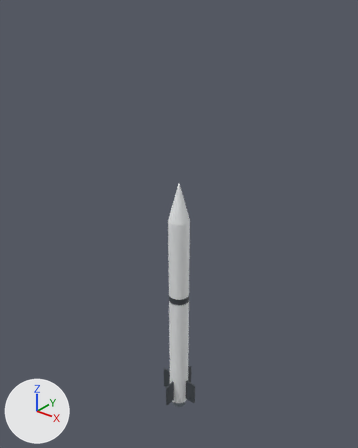
The glTF model backend/assets/models/vehicle.glb: old version first, new version second.
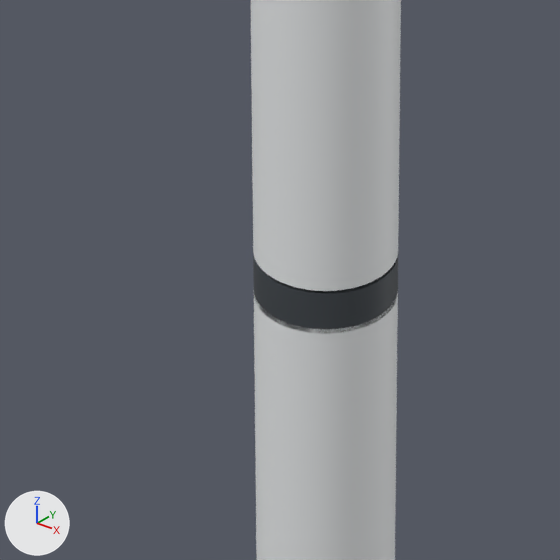
The first picture shows the older version from a camera (50 mm lens) standing at (7.19, -8.99, 11.94) and looking at (-0.29, 0.36, 6.15). The close-ups show the older and then the newer version on the part from 37% to 59% of the width and 58% to 75% of the height of that picture. Only the edits that show in the close-ups are written down. Arrows for +X, +Y and +Z are at lower left; the lights stay in place. Where no turn or scale is listed for an object, it has been applied to the vertices.

Names of what the first close-up shows: 'booster', 'interstage', 'sustainer'.
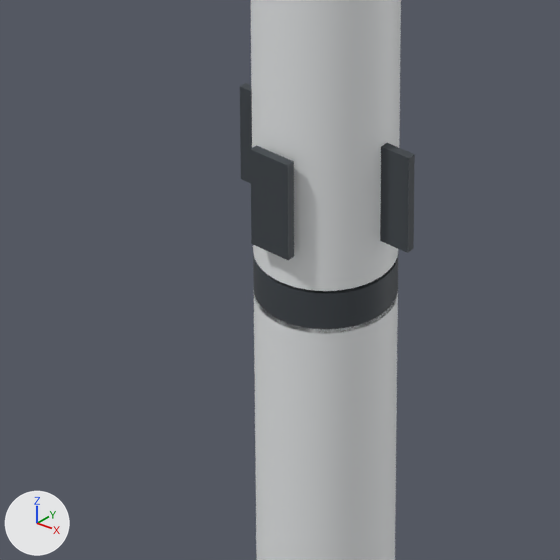
Pixel boxes [x1, y1, x2, y2] of what changed, in the close-ups (560 x 560 px):
```json
{"object": "airbrake-panel-1", "change": "added", "after": [250, 145, 294, 260]}
{"object": "airbrake-panel-0", "change": "added", "after": [380, 143, 415, 253]}
{"object": "airbrake-panel-2", "change": "added", "after": [240, 83, 252, 183]}
```

The change, as JSON lines over the scene's bpy script:
```json
{"op": "add", "block": "ob_airbrake_panel_2", "code": ["ob_airbrake_panel_2 = bpy.data.objects.new('airbrake-panel-2', me_box)", "ob_airbrake_panel_2.parent = ob_airbrake_pivot_2", "ob_airbrake_panel_2.location = (0.0, 0.0, 0.0)", "ob_airbrake_panel_2.scale = (0.18, 0.035, 0.42)"]}
{"op": "add", "block": "ob_airbrake_pivot_2", "code": ["ob_airbrake_pivot_2 = bpy.data.objects.new('airbrake-pivot-2', None)", "ob_airbrake_pivot_2.location = (-0.32, 0.0, 4.6)"]}
{"op": "add", "block": "ob_airbrake_panel_1", "code": ["ob_airbrake_panel_1 = bpy.data.objects.new('airbrake-panel-1', me_box)", "ob_airbrake_panel_1.parent = ob_airbrake_pivot_1", "ob_airbrake_panel_1.location = (0.0, 0.0, 0.0)", "ob_airbrake_panel_1.scale = (0.18, 0.035, 0.42)"]}
{"op": "add", "block": "ob_airbrake_pivot_1", "code": ["ob_airbrake_pivot_1 = bpy.data.objects.new('airbrake-pivot-1', None)", "ob_airbrake_pivot_1.location = (0.0, -0.32, 4.6)"]}
{"op": "add", "block": "ob_airbrake_panel_0", "code": ["ob_airbrake_panel_0 = bpy.data.objects.new('airbrake-panel-0', me_box)", "ob_airbrake_panel_0.parent = ob_airbrake_pivot_0", "ob_airbrake_panel_0.location = (0.0, 0.0, 0.0)", "ob_airbrake_panel_0.scale = (0.18, 0.035, 0.42)"]}
{"op": "add", "block": "ob_airbrake_pivot_0", "code": ["ob_airbrake_pivot_0 = bpy.data.objects.new('airbrake-pivot-0', None)", "ob_airbrake_pivot_0.location = (0.32, 0.0, 4.6)"]}
```
